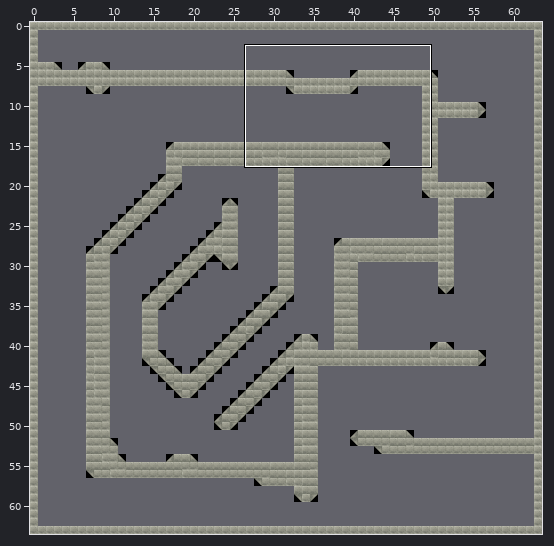
Two states of a Tiled map, GravityPoC/level1.tmx. The picture above shows the old version from afar; the outline marks the close-up.
Close-up. First the earlier version:
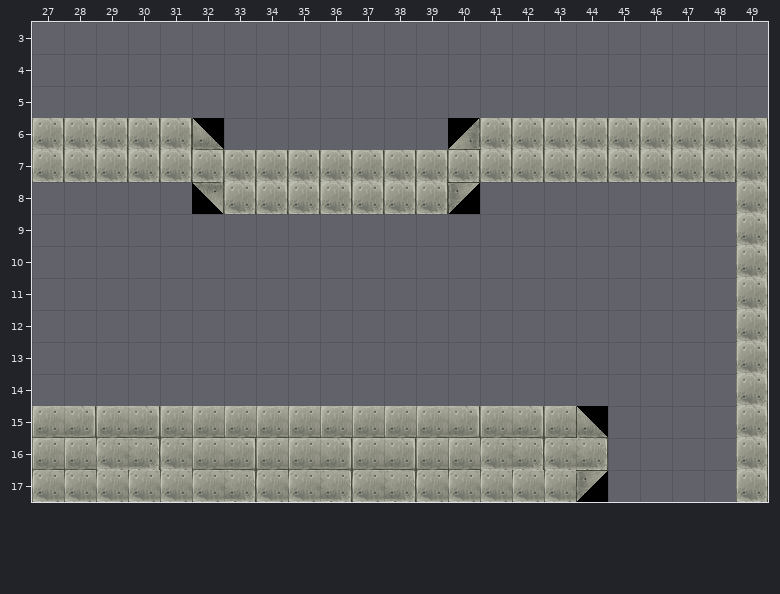
Cells are 32x32 px. Shown: x 27..49, y 3..17. The commit also changed other parts of the map, which this record leaves out.
After:
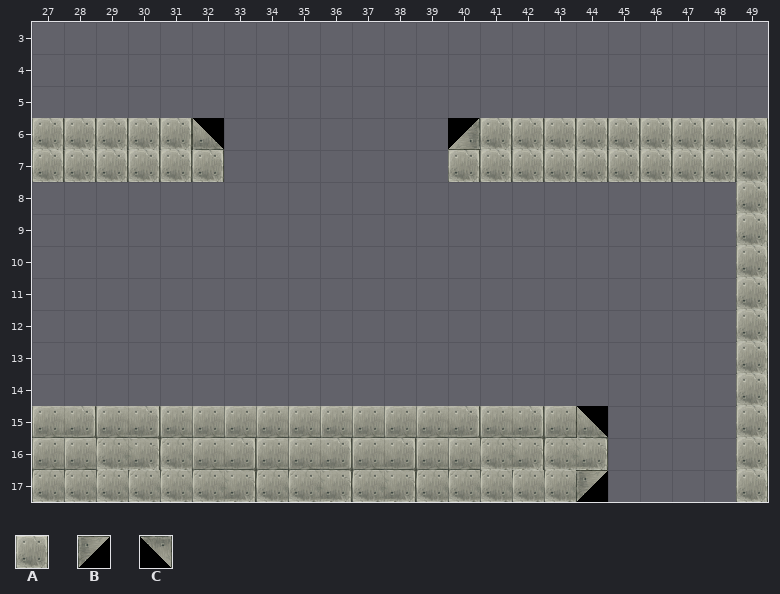
Key: from "tilesetA": A 92, B 130, C 131.
_ is an empty cell.
Tiles replaced or removed in this view: A, B, C.
Edits made:
Changed rows in their new state; . is an unchanged cell.
Layer "Tile Layer 1":
first column x 32:
 7 ._______.
 8 _________
Pixel boxes of the changes (left, top, right, bottom) in both close-ups:
removed: (192, 150, 480, 214)
